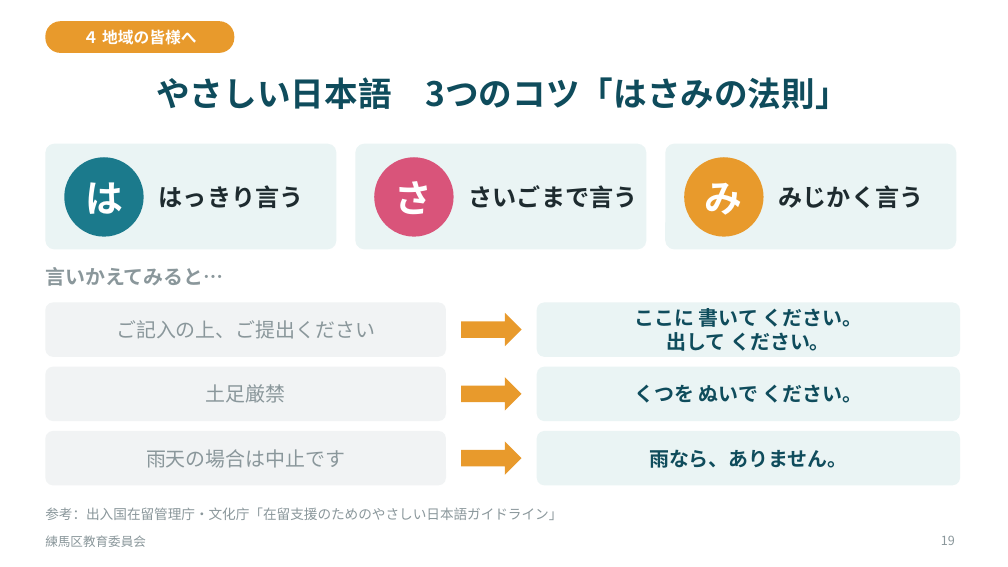
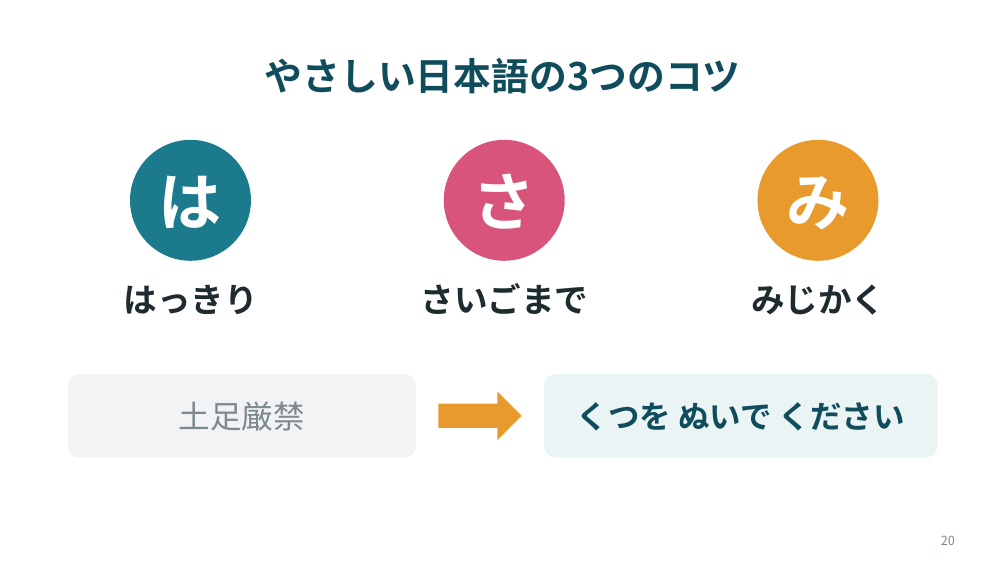
Before and after one commit to contynet730-star/con30, a slide deck: slide 20 of 民生児童委員研修/外国にルーツを持つ子どもたちと学校_R081125.pptx (slide 19 before the commit). Drawn at 1008x567 pixels with LibreOffice and Linux fonts; fonts in the diff are those of the drawing. Boxes give left, top, right and bottom in pixels: in the first picture for what was removed or moved away, otherwise in the second. Text is boxed around its words. In the diff, an @@ line names an element or a change of style, - is before the commit and + after.

```diff
--- a/民生児童委員研修/外国にルーツを持つ子どもたちと学校_R081125.pptx
+++ b/民生児童委員研修/外国にルーツを持つ子どもたちと学校_R081125.pptx
@@ rounded rectangle removed at [45, 21, 234, 53] @@
-４ 地域の皆様へ
@@ title at [265, 58, 741, 94]: text changed; size 32 to 36 pt @@
-やさしい日本語 3つのコツ「はさみの法則」
+やさしい日本語の3つのコツ
@@ rounded rectangle removed at [45, 144, 337, 250] @@
@@ ellipse "は": place and size @@
-ellipse "は" at [64, 157, 144, 237]
+ellipse "は" at [130, 140, 251, 261]
@@ rounded rectangle removed at [355, 144, 647, 250] @@
@@ ellipse "さ": place and size @@
-ellipse "さ" at [374, 157, 454, 237]
+ellipse "さ" at [444, 140, 565, 261]
@@ rounded rectangle removed at [665, 144, 957, 250] @@
@@ size 36 to 60 pt in 3 elements at [130, 140, 251, 261], [444, 140, 565, 261], [758, 140, 879, 261] @@
@@ ellipse "み": place and size @@
-ellipse "み" at [684, 157, 764, 237]
+ellipse "み" at [758, 140, 879, 261]
@@ text removed at [45, 267, 223, 286] @@
-言いかえてみると…
@@ text at [124, 284, 258, 314]: text changed; size 23 to 32 pt @@
-はっきり言う
+はっきり
@@ text at [421, 283, 589, 314]: text changed; size 23 to 32 pt @@
-さいごまで言う
+さいごまで
@@ text at [751, 284, 885, 315]: text changed; size 23 to 32 pt @@
-みじかく言う
+みじかく
@@ rounded rectangle removed at [45, 302, 446, 357] @@
-ご記入の上、ご提出ください
@@ right arrow removed at [461, 313, 522, 346] @@
@@ rounded rectangle removed at [537, 302, 960, 357] @@
-ここに 書いて ください。
-出して ください。
@@ rounded rectangle "土足厳禁": place and size @@
-rounded rectangle "土足厳禁" at [45, 367, 446, 421]
+rounded rectangle "土足厳禁" at [68, 374, 416, 457]
@@ rounded rectangle "土足厳禁" at [68, 374, 416, 457]: size 19 to 30 pt, text colour #8A979B to #7C898D; proportions changed @@
@@ rounded rectangle "くつを ぬいで ください": place and size @@
-rounded rectangle "くつを ぬいで ください" at [537, 367, 960, 421]
+rounded rectangle "くつを ぬいで ください" at [544, 374, 938, 457]
@@ rounded rectangle "くつを ぬいで ください" at [544, 374, 938, 457]: proportions changed @@
@@ right arrow: place and size @@
-right arrow at [461, 377, 522, 411]
+right arrow at [439, 392, 522, 440]
@@ text in rounded rectangle at [577, 402, 905, 431]: text changed; size 19 to 30 pt @@
-くつを ぬいで ください。
+くつを ぬいで ください
@@ rounded rectangle removed at [45, 431, 446, 485] @@
-雨天の場合は中止です
@@ right arrow removed at [461, 442, 522, 475] @@
@@ rounded rectangle removed at [537, 431, 960, 485] @@
-雨なら、ありません。
@@ text removed at [45, 507, 562, 520] @@
-参考：出入国在留管理庁・文化庁「在留支援のためのやさしい日本語ガイドライン」
@@ text removed at [45, 535, 146, 547] @@
-練馬区教育委員会
@@ page number removed at [941, 536, 955, 545] @@
-19
@@ page number added at [941, 535, 955, 545], 12 pt, text #7C898D @@
+20
```
Also in this commit, not shown: 15 other slides changed, 5 slides added, 4 slides removed, 1 other file.
